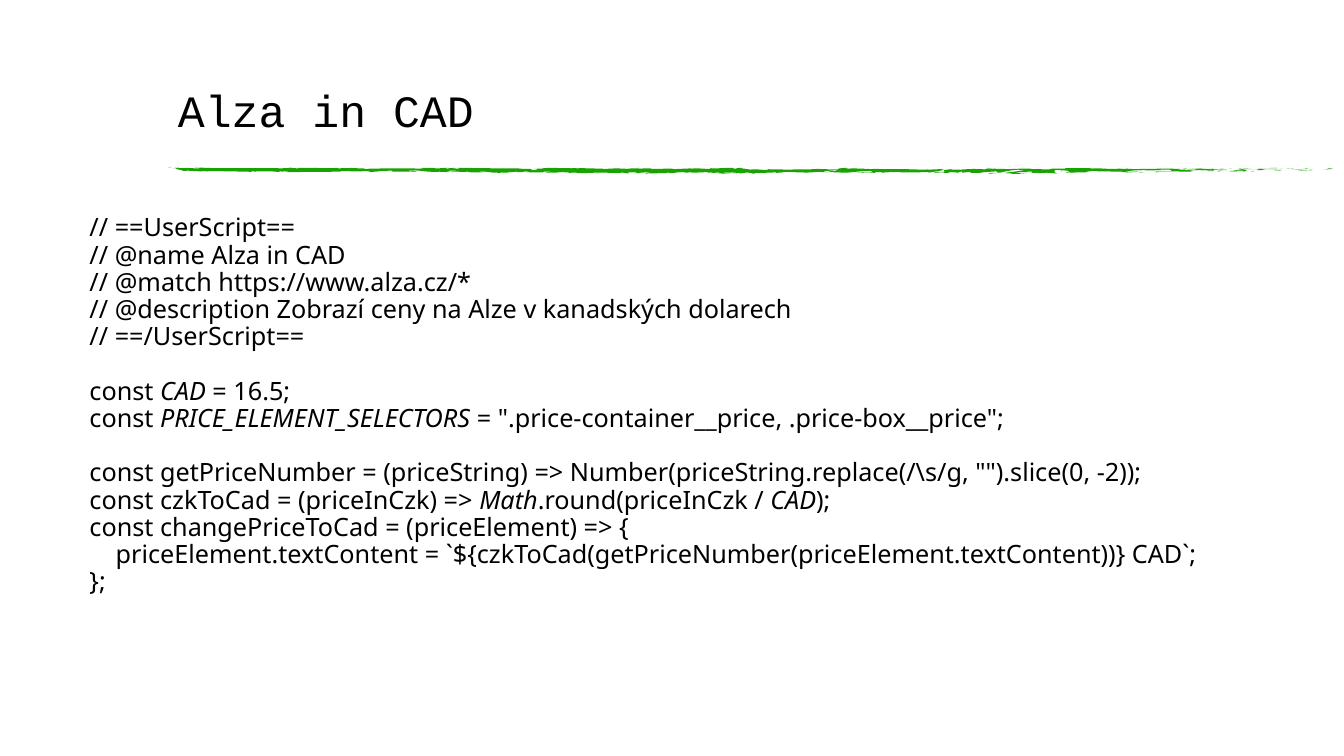
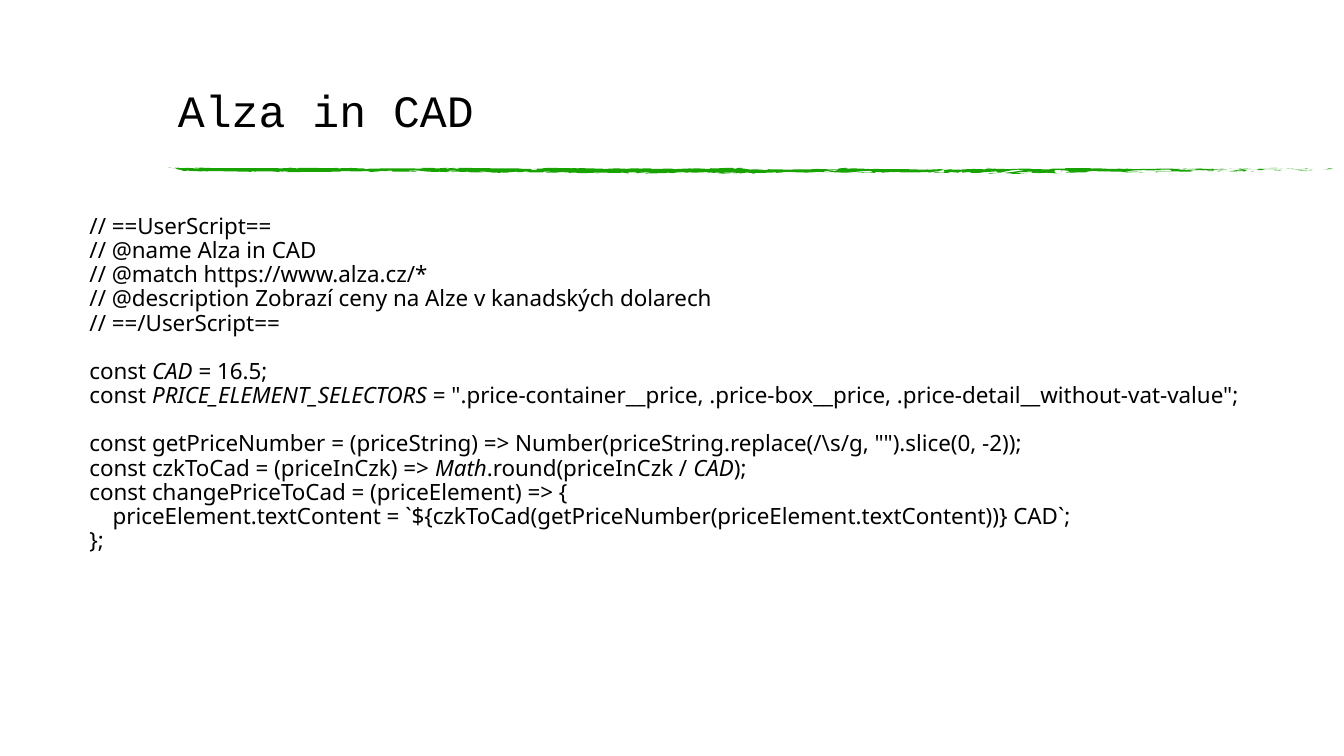
Before and after one commit to ondrakucera/frontkon-2023-mutation-observer, a slide deck: slide 11 of pozorovani_webovych_mutaci.odp. Drawn at 1344x756 pixels with LibreOffice and Linux fonts; fonts in the diff are those of the drawing; background and template pictures are left out. Boxes give left, top, right and bottom in pixels: in the first picture for what was removed or moved away, otherwise in the second. Text is boxed around its words. In the diff, an @@ line names an element or a change of style, - is before the commit and + after.

Commit message:
Update price element selectors in the presentation

```diff
--- a/pozorovani_webovych_mutaci.odp
+++ b/pozorovani_webovych_mutaci.odp
@@ text at bbox=[89, 217, 1238, 529]: text changed; size 18 to 16 pt @@
-// ==UserScript==
-// @name Alza in CAD
-// @match https://www.alza.cz/*
-// @description Zobrazí ceny na Alze v kanadských dolarech
-// ==/UserScript==
-const CAD = 16.5;
-const PRICE_ELEMENT_SELECTORS = ".price-container__price, .price-box__price";
-const getPriceNumber = (priceString) => Number(priceString.replace(/\s/g, "").slice(0, -2));
-const czkToCad = (priceInCzk) => Math.round(priceInCzk / CAD);
-const changePriceToCad = (priceElement) => {
-priceElement.textContent = `${czkToCad(getPriceNumber(priceElement.textContent))} CAD`;
-};
+// ==UserScript==
+// @name Alza in CAD
+// @match https://www.alza.cz/*
+// @description Zobrazí ceny na Alze v kanadských dolarech
+// ==/UserScript==
+const CAD = 16.5;
+const PRICE_ELEMENT_SELECTORS = ".price-container__price, .price-box__price, .price-detail__without-vat-value";
+const getPriceNumber = (priceString) => Number(priceString.replace(/\s/g, "").slice(0, -2));
+const czkToCad = (priceInCzk) => Math.round(priceInCzk / CAD);
+const changePriceToCad = (priceElement) => {
+priceElement.textContent = `${czkToCad(getPriceNumber(priceElement.textContent))} CAD`;
+};
```
Also in this commit, not shown: 1 other slide changed.
